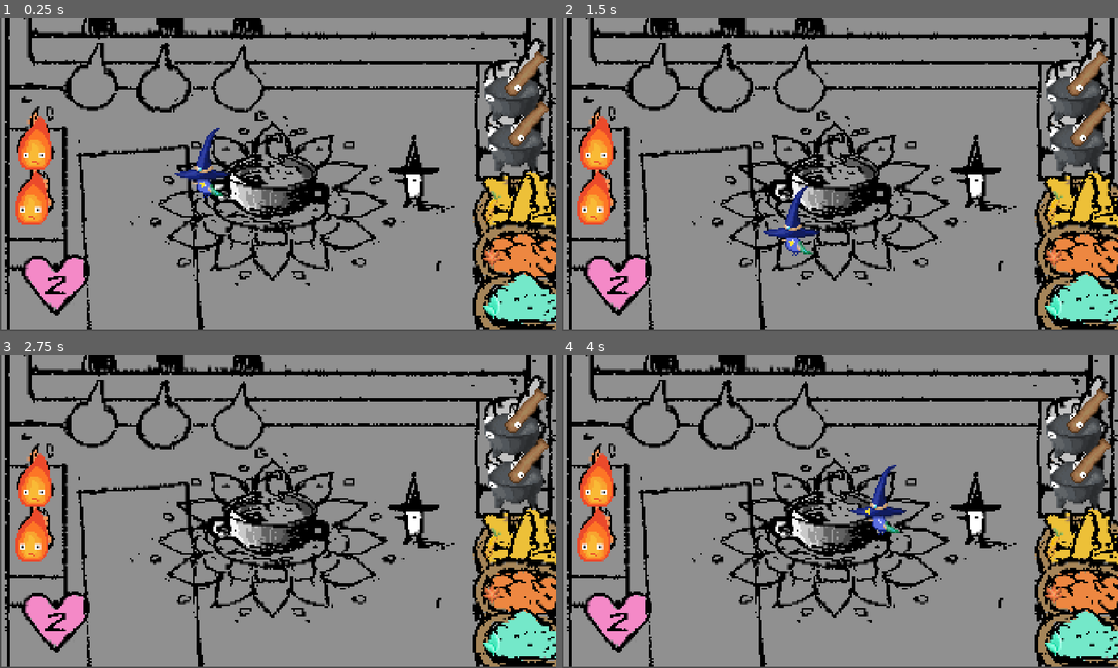
Above: before the commit, frames 1-4 (two rows, left to right).
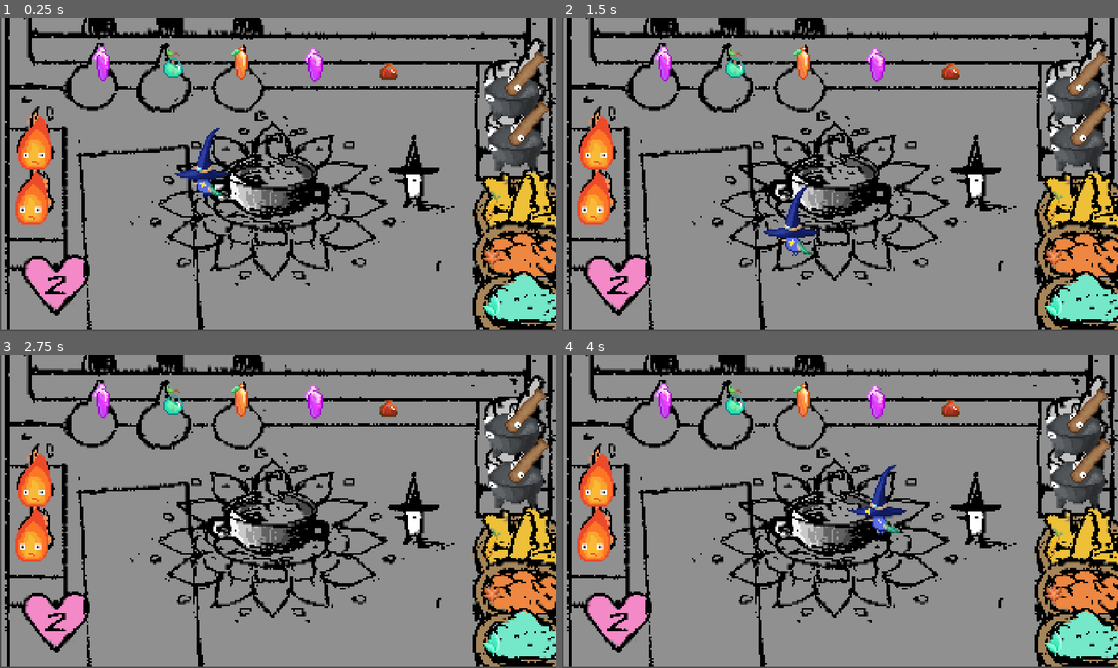
Above: after the commit, the same moments.

Repository: ritks/AlchemyGame
Game: Godot game, scene res://scenes/Kitchen.tscn
Two runs of this game, one before a commit and one after it. Both use one fixed random seed, a clock stepped at 60 frames per second and the inputs below.
Inputs:
- Up to frame 1 (0.25 s): no input
- Up to frame 2 (1.5 s): tap Enter at 0.5 s; hold D (move_right) 0.53-1.28 s; tap , (interact) at 0.6, 1.35 s; tap Space at 1.25 s; hold S (move_down) from 1.28 s (still down)
- Up to frame 3 (2.75 s): release S (move_down) at 2.03 s; hold D (move_right) from 2.03 s (still down); tap , (interact) at 2.1 s
- Up to frame 4 (4 s): tap Enter at 2.75 s; release D (move_right) at 2.78 s; hold W (move_up) 2.78-3.53 s; tap , (interact) at 2.85, 3.6 s; hold A (move_left) from 3.53 s (still down)

The runs differ from the first frame. In frame 1, 1.0% of the frame differs, in the area x 16-72%, y 9-21%; in frame 2, 1.0%; in frame 3, 1.0%; in frame 4, 1.0%.

Commit message:
added drink sprites and customers in

Diff:
--- a/scenes/Cauldron.tscn
+++ /dev/null
@@ -1,63 +0,0 @@
-[gd_scene format=3 uid="uid://bl1c1sadi8yyt"]
-
-[ext_resource type="Script" uid="uid://cplqpjt0h04w7" path="res://scripts/CookingStation.gd" id="1_t6bb6"]
-
-[sub_resource type="CircleShape2D" id="CircleShape2D_body"]
-radius = 40.0
-
-[sub_resource type="CircleShape2D" id="CircleShape2D_interact"]
-radius = 53.334118
-
-[node name="CookingStation" type="StaticBody2D" unique_id=1430987799]
-scale = Vector2(1.7, 1.7)
-collision_mask = 0
-script = ExtResource("1_t6bb6")
-
-[node name="CollisionShape2D" type="CollisionShape2D" parent="." unique_id=1305692116]
-scale = Vector2(1.7, 1.7)
-shape = SubResource("CircleShape2D_body")
-
-[node name="Body" type="Polygon2D" parent="." unique_id=1187606581]
-scale = Vector2(1.7, 1.7)
-color = Color(0.55, 0.55, 0.55, 1)
-
-[node name="InteractArea" type="Area2D" parent="." unique_id=1775379100]
-scale = Vector2(1.7, 1.7)
-collision_layer = 4
-collision_mask = 0
-
-[node name="CollisionShape2D" type="CollisionShape2D" parent="InteractArea" unique_id=66873291]
-position = Vector2(0, 22)
-scale = Vector2(1.7, 1.7)
-shape = SubResource("CircleShape2D_interact")
-
-[node name="CookTimer" type="Timer" parent="." unique_id=1372812489]
-
-[node name="SpoilTimer" type="Timer" parent="." unique_id=1560959580]
-
-[node name="TimerDisplay" type="Node2D" parent="." unique_id=1564197161]
-visible = false
-position = Vector2(0, -70)
-
-[node name="BarBackground" type="ColorRect" parent="TimerDisplay" unique_id=49176899]
-offset_left = -40.0
-offset_top = -5.0
-offset_right = 40.0
-offset_bottom = 5.0
-color = Color(0.15, 0.15, 0.15, 1)
-
-[node name="BarFill" type="ColorRect" parent="TimerDisplay" unique_id=1770686275]
-offset_left = -40.0
-offset_top = -5.0
-offset_right = 40.0
-offset_bottom = 5.0
-color = Color(0.9, 0.6, 0.1, 1)
-
-[node name="TimeLabel" type="Label" parent="TimerDisplay" unique_id=1175280635]
-offset_left = -40.0
-offset_top = -26.0
-offset_right = 40.0
-offset_bottom = -3.0
-theme_override_colors/font_color = Color(0, 0, 0, 1)
-text = "0.00"
-horizontal_alignment = 1
--- /dev/null
+++ b/scenes/Customer.tscn
@@ -0,0 +1,26 @@
+[gd_scene format=3 uid="uid://b72wyqdkujstb"]
+
+[ext_resource type="Script" uid="uid://croe207iuxd74" path="res://scripts/Customer.gd" id="1_xvjni"]
+
+[sub_resource type="CircleShape2D" id="CircleShape2D_bonrk"]
+radius = 53.334118
+
+[node name="Customer" type="Node2D" unique_id=1041682983]
+script = ExtResource("1_xvjni")
+
+[node name="Sprite" type="Sprite2D" parent="." unique_id=901823359]
+
+[node name="Textbubble" type="Node2D" parent="." unique_id=846460195]
+
+[node name="Sprite" type="Sprite2D" parent="Textbubble" unique_id=1164970831]
+
+[node name="Drink" type="Sprite2D" parent="Textbubble" unique_id=1313583334]
+
+[node name="InteractArea" type="Area2D" parent="Textbubble" unique_id=2102245791]
+scale = Vector2(1.7, 1.7)
+collision_layer = 4
+collision_mask = 0
+
+[node name="CollisionShape2D" type="CollisionShape2D" parent="Textbubble/InteractArea" unique_id=389125338]
+scale = Vector2(1.0412896, 1.8462214)
+shape = SubResource("CircleShape2D_bonrk")
--- a/scenes/Kitchen.tscn
+++ b/scenes/Kitchen.tscn
@@ -4,6 +4,7 @@
 [ext_resource type="PackedScene" uid="uid://c4xdi3y57hj5q" path="res://scenes/Player.tscn" id="1_player"]
 [ext_resource type="PackedScene" uid="uid://brytf4vrdb1mp" path="res://scenes/CookingStation.tscn" id="2_station"]
 [ext_resource type="PackedScene" uid="uid://cbe3w5ohg047c" path="res://scenes/IngredientSlot.tscn" id="3_slot"]
+[ext_resource type="PackedScene" uid="uid://b72wyqdkujstb" path="res://scenes/Customer.tscn" id="5_cwfnw"]
 
 [sub_resource type="RectangleShape2D" id="RectangleShape2D_e4uee"]
 size = Vector2(1677, 109.5)
@@ -131,6 +132,21 @@
 position = Vector2(700, 540)
 scale = Vector2(1, 1)
 
+[node name="Customer1" parent="." unique_id=1041682983 instance=ExtResource("5_cwfnw")]
+position = Vector2(349, 150)
+
+[node name="Customer2" parent="." unique_id=744758680 instance=ExtResource("5_cwfnw")]
+position = Vector2(595, 148)
+
+[node name="Customer3" parent="." unique_id=1798175956 instance=ExtResource("5_cwfnw")]
+position = Vector2(828, 146)
+
+[node name="Customer4" parent="." unique_id=715731505 instance=ExtResource("5_cwfnw")]
+position = Vector2(1083, 155)
+
+[node name="Customer5" parent="." unique_id=1510208693 instance=ExtResource("5_cwfnw")]
+position = Vector2(1340, 155)
+
 [editable path="Floor/Cauldron"]
 [editable path="Floor/Pan1"]
 [editable path="Floor/Pan2"]
--- a/scripts/CookingStation.gd
+++ b/scripts/CookingStation.gd
@@ -166,9 +166,9 @@
 		feedback_timer.stop()
 		bar_background.visible = true
 		bar_fill.visible = true
-	# state = new_state
-	# match state:
-	# 	State.EMPTY: body.color = COLOR_EMPTY
-	# 	State.COOKING: body.color = COLOR_COOKING
-	# 	State.READY: body.color = COLOR_READY
-	# 	State.SPOILED: body.color = COLOR_SPOILED
+	state = new_state
+	match state:
+		State.EMPTY: body.modulate = Color.WHITE
+		State.COOKING: body.modulate = Color.WHITE
+		State.READY: body.modulate = Color.WHITE
+		State.SPOILED: body.modulate = Color.WHITE
--- /dev/null
+++ b/scripts/Customer.gd
@@ -0,0 +1,26 @@
+extends Node2D
+
+@onready var customer_sprite: Sprite2D = $Sprite
+@onready var text_bubble_sprite: Sprite2D = $Textbubble/Sprite
+@onready var drink: Sprite2D = $Textbubble/Drink
+@onready var drink_type: int = randi_range(9, 12)
+
+
+# Called when the node enters the scene tree for the first time.
+func _ready() -> void:
+	# customer_sprite = load(res://sprites/customer.png)
+	# text_bubble_sprite = load(res://sprites/text_bubble.png)
+	if drink_type == 9:
+		drink.texture = load("res://sprites/sun_tea.png")
+	elif drink_type == 10:
+		drink.texture = load("res://sprites/mint_soda.png")
+	elif drink_type == 11:
+		drink.texture = load("res://sprites/earth_brew.png")
+	elif drink_type == 12:
+		drink.texture = load("res://sprites/sus_concoc.png")
+
+
+func interact(player: Node) -> void:
+	if player.is_holding and player.held_item_type == drink_type:
+		player.clear_held_item()
+		self.queue_free()
--- a/scripts/IngredientSlot.gd
+++ b/scripts/IngredientSlot.gd
@@ -2,7 +2,6 @@
 
 @export var ingredient_type: Ingredient.Type = Ingredient.Type.YELLOW
 
-@onready var visual: Polygon2D = $Visual
 @onready var sprite: Sprite2D = $Sprite
 
 func _ready() -> void:
@@ -12,9 +11,6 @@
 		sprite.texture = load("res://sprites/orange.png")
 	elif ingredient_type == Ingredient.Type.BLUE:
 		sprite.texture = load("res://sprites/blue.png")
-	# visual.polygon = Ingredient.polygon_points(ingredient_type, 22.0)
-	# visual.color = Ingredient.COLORS[0]
-
 
 func interact(player: Node) -> void:
 	if not player.is_holding:
--- a/scripts/Player.gd
+++ b/scripts/Player.gd
@@ -82,3 +82,13 @@
 			held_item_visual.texture = load("res://sprites/grind_orange.png")
 		elif held_item_type == Ingredient.Type.GRIND_BLUE:
 			held_item_visual.texture = load("res://sprites/grind_blue.png")
+		elif held_item_type == Ingredient.Type.SUN_TEA:
+			held_item_visual.texture = load("res://sprites/sun_tea.png")
+		elif held_item_type == Ingredient.Type.MINT_SODA:
+			held_item_visual.texture = load("res://sprites/mint_soda.png")
+		elif held_item_type == Ingredient.Type.EARTH_BREW:
+			held_item_visual.texture = load("res://sprites/earth_brew.png")
+		elif held_item_type == Ingredient.Type.SUS_CONCOC:
+			held_item_visual.texture = load("res://sprites/sus_concoc.png")
+		else:
+			held_item_visual.texture = load("res://sprites/trash.png")
Not shown, added: scripts/Customer.gd.uid
Binary file added: sprites/earth_brew.PNG
Not shown, added: sprites/earth_brew.PNG.import
Binary file added: sprites/mint_soda.PNG
Not shown, added: sprites/mint_soda.PNG.import
Binary file added: sprites/sun_tea.PNG
Not shown, added: sprites/sun_tea.PNG.import
Binary file added: sprites/sus_concoc.PNG
Not shown, added: sprites/sus_concoc.PNG.import
Binary file added: sprites/trash.PNG
Not shown, added: sprites/trash.PNG.import
